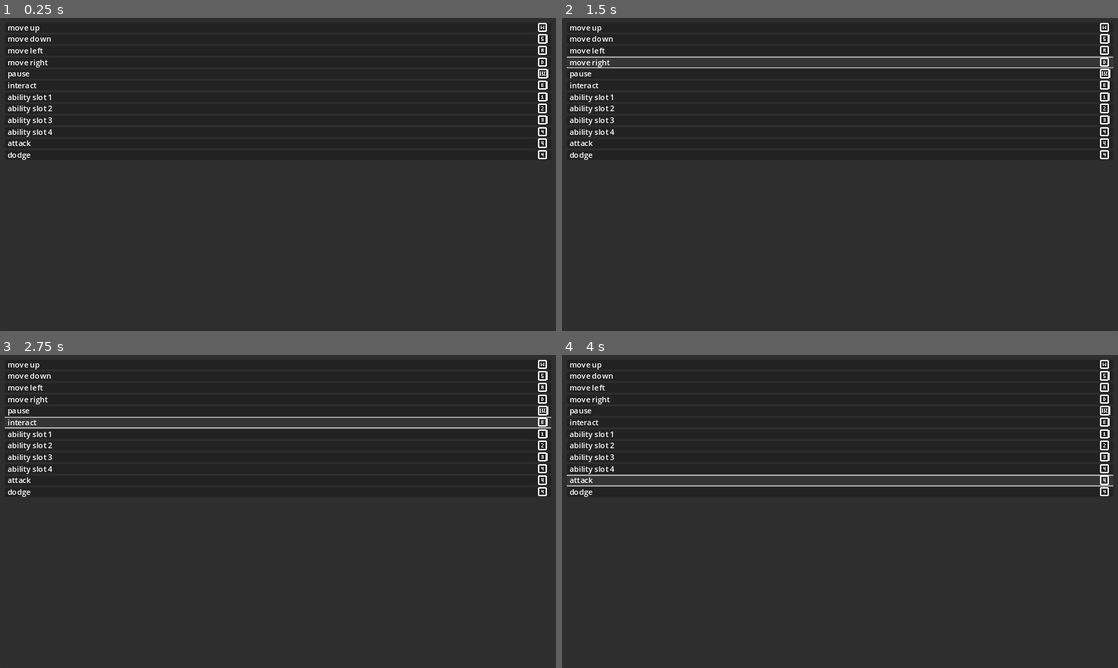
Above: before the commit, frames 1-4 (two rows, left to right).
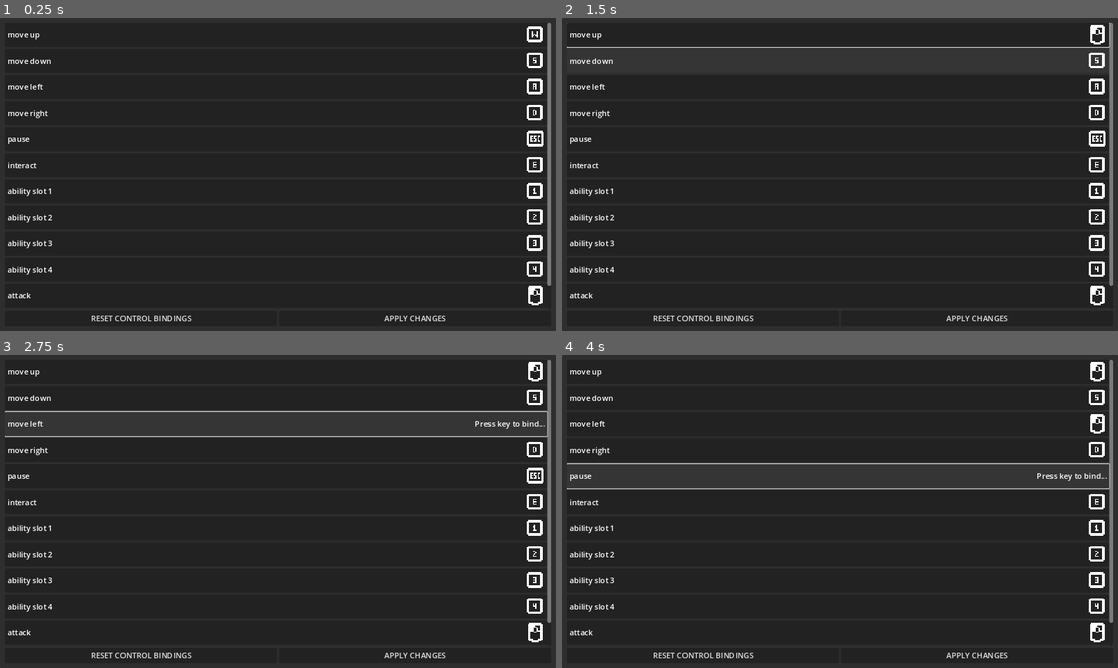
Above: after the commit, the same moments.

Repository: torbenvanassche/necro_ascension
Game: Godot game, scene res://input_prompts/input_settings.tscn
Same seed, same stepped clock (60 frames per second), same inputs: the game is played once before the commit and once after it. This scene is started directly instead of the project's main scene.
Inputs (mouse positions are in pixels of both pictures, inside the frame that each line leads up to; where the layout moved, square brackets give the same spot in the first picture):
- Up to frame 1 (0.25 s): no input
- Up to frame 2 (1.5 s): click (840, 33) [840, 27] at 0.5 s; click (840, 61) at 1.27 s
- Up to frame 3 (2.75 s): click (278, 423) at 2.02 s
- Up to frame 4 (4 s): click (840, 448) at 2.77 s; click (840, 477) at 3.52 s

The runs differ from the first frame. In frame 1, 3.2% of the frame differs, in the area x 1-100%, y 1-97%; in frame 2, 4.3%; in frame 3, 5.0%, in the area x 0-100%, y 1-97%; in frame 4, 5.0%.

Commit message:
keybind and rebinding

Diff:
--- a/input_prompts/action_setter.tscn
+++ b/input_prompts/action_setter.tscn
@@ -5,13 +5,19 @@
 
 [sub_resource type="AtlasTexture" id="AtlasTexture_6bnle"]
 atlas = ExtResource("2_p5kdy")
-region = Rect2(1, 1, 1, 1)
+region = Rect2(0, 0, 16, 16)
 
-[node name="action_setter" type="Button" node_paths=PackedStringArray("action_name", "action_image")]
-custom_minimum_size = Vector2(0, 20)
+[node name="action_setter" type="Button" node_paths=PackedStringArray("action_name", "action_image", "rebinding_text")]
+custom_minimum_size = Vector2(0, 50)
+anchors_preset = 15
+anchor_right = 1.0
+anchor_bottom = 1.0
+grow_horizontal = 2
+grow_vertical = 2
 script = ExtResource("1_yigko")
 action_name = NodePath("MarginContainer/HBoxContainer/action_label")
 action_image = NodePath("MarginContainer/HBoxContainer/action_prompt")
+rebinding_text = NodePath("MarginContainer/HBoxContainer/rebind_prompt")
 
 [node name="MarginContainer" type="MarginContainer" parent="."]
 layout_mode = 1
@@ -40,3 +46,9 @@
 layout_mode = 2
 texture = SubResource("AtlasTexture_6bnle")
 expand_mode = 2
+stretch_mode = 4
+
+[node name="rebind_prompt" type="Label" parent="MarginContainer/HBoxContainer"]
+visible = false
+layout_mode = 2
+text = "Press key to bind..."
--- a/input_prompts/input_prompts.json
+++ b/input_prompts/input_prompts.json
@@ -127,5 +127,11 @@
 		"forward": [31, 6, 1, 1],
 		"previous": [32, 6, 1, 1],
 		"next": [33, 6, 1, 1],
+	},
+
+	"mouse": {
+		"left mouse button": [9, 2, 1, 1],
+		"right mouse button": [10, 2, 1, 1],
+		"middle mouse button": [11, 2, 1, 1]
 	}
 }
--- a/input_prompts/input_settings.gd
+++ b/input_prompts/input_settings.gd
@@ -2,19 +2,60 @@
 
 @export var keybind_container: Node;
 @onready var keybind_template = preload("res://input_prompts/action_setter.tscn")
+@onready var reset_button: Button = $PanelContainer/MarginContainer/VBoxContainer/HBoxContainer/reset;
+@onready var confirm_button: Button = $PanelContainer/MarginContainer/VBoxContainer/HBoxContainer/confirm;
 
 # Called when the node enters the scene tree for the first time.
 func _ready() -> void:
+	InputMap.load_from_project_settings();
+	reset_button.pressed.connect(_load_default)
+	confirm_button.pressed.connect(_on_save)
+
+	_load_bindings();
+	_reset_bindings();
+
+func _load_default():
+	InputMap.load_from_project_settings();
+	_reset_bindings();
+
+	for action in InputManager.mappable_actions:
+		var events: Array[InputEvent] = InputMap.action_get_events(action);
+		if events.size() > 0:
+			var key = events[0].as_text().trim_suffix(" (Physical)").to_lower();
+			Config.change_keybinding(action, events[0]);
+
+func _on_save():
+	Config.save();
+
+func _reset_bindings():
 	for item in keybind_container.get_children():
-		item.queue_free();
+		item.queue_free()
 
 	for action in InputManager.mappable_actions:
 		var btn: InputDisplayer = keybind_template.instantiate();
 		btn.set_label(InputManager.mappable_actions[action]);
 		var events: Array[InputEvent] = InputMap.action_get_events(action);
-		print(events)
 		if events.size() > 0:
-			var key = events[0].as_text().trim_suffix(" (Physical)").to_lower();
-			btn.set_key(key);
+			var key = events[0].as_text().to_lower();
+			btn.set_key(key, events[0]);
 
 		keybind_container.add_child(btn);
+		btn.pressed.connect(_on_rebind_key.bind(btn, action))
+
+func _load_bindings():
+	var keybindings = Config.load_keybindings();
+	for action in keybindings.keys():
+		InputManager.set_action(action, keybindings[action])
+
+func _on_rebind_key(button: InputDisplayer, action):
+	if not InputManager.is_remapping:
+		InputManager.is_remapping = true;
+		InputManager.action_to_remap = action;
+		InputManager.remapping_button = button;
+		button.set_rebinding()
+
+func _input(event):
+	if InputManager.is_remapping:
+		if event is InputEventKey || (event is InputEventMouseButton && event.pressed):
+			InputManager.replace_action(InputManager.action_to_remap, event)
+			get_viewport().set_input_as_handled()
--- a/input_prompts/input_settings.tscn
+++ b/input_prompts/input_settings.tscn
@@ -37,3 +37,16 @@
 [node name="action_list" type="VBoxContainer" parent="PanelContainer/MarginContainer/VBoxContainer/ScrollContainer"]
 layout_mode = 2
 size_flags_horizontal = 3
+
+[node name="HBoxContainer" type="HBoxContainer" parent="PanelContainer/MarginContainer/VBoxContainer"]
+layout_mode = 2
+
+[node name="reset" type="Button" parent="PanelContainer/MarginContainer/VBoxContainer/HBoxContainer"]
+layout_mode = 2
+size_flags_horizontal = 3
+text = "RESET CONTROL BINDINGS"
+
+[node name="confirm" type="Button" parent="PanelContainer/MarginContainer/VBoxContainer/HBoxContainer"]
+layout_mode = 2
+size_flags_horizontal = 3
+text = "APPLY CHANGES"
--- a/input_prompts/rebind_mapper.gd
+++ b/input_prompts/rebind_mapper.gd
@@ -2,14 +2,25 @@
 
 @export var action_name: Label;
 @export var action_image: TextureRect;
+@export var rebinding_text: Label;
 
-func set_key(str: String):
-	var entry = InputManager.keys.keyboard.get(str)
+func set_key(str: String, event: InputEvent):
+	var entry: Array;
+	if event is InputEventKey:
+		entry = InputManager.keys.keyboard.get(str)
+	elif event is InputEventMouseButton:
+		entry = InputManager.keys.mouse.get(str);
 	if entry:
+		rebinding_text.visible = false;
+		action_image.visible = true;
 		(action_image.texture as AtlasTexture).region = Rect2(entry[0] * InputManager.keys.rect_size[0], entry[1] * InputManager.keys.rect_size[1], InputManager.keys.rect_size[0] * entry[2], InputManager.keys.rect_size[1] * entry[3]);
 
 func set_label(str: String):
 	action_name.text = str;
 
+func set_rebinding():
+	rebinding_text.visible = true;
+	action_image.visible = false;
+
 func _ready():
 	action_image.texture = action_image.texture.duplicate(true);
--- a/project.godot
+++ b/project.godot
@@ -20,6 +20,7 @@
 Debug="*res://scripts/utils/helpers/debug.gd"
 Settings="*res://scripts/utils/helpers/settings.gd"
 InputManager="*res://scripts/utils/managers/input_manager.gd"
+Config="*res://scripts/utils/managers/config.gd"
 
 [display]
 
@@ -35,28 +36,24 @@
 forward={
 "deadzone": 0.5,
 "events": [Object(InputEventKey,"resource_local_to_scene":false,"resource_name":"","device":-1,"window_id":0,"alt_press …(192 unchanged characters)…
-, Object(InputEventKey,"resource_local_to_scene":false,"resource_name":"","device":-1,"window_id":0,"alt_pressed":false,"shift_pressed":false,"ctrl_pressed":false,"meta_pressed":false,"pressed":false,"keycode":0,"physical_keycode":4194320,"key_label":0,"unicode":0,"location":0,"echo":false,"script":null)
 , Object(InputEventJoypadMotion,"resource_local_to_scene":false,"resource_name":"","device":-1,"axis":1,"axis_value":-1.0,"script":null)
 ]
 }
 back={
 "deadzone": 0.5,
 "events": [Object(InputEventKey,"resource_local_to_scene":false,"resource_name":"","device":-1,"window_id":0,"alt_press …(192 unchanged characters)…
-, Object(InputEventKey,"resource_local_to_scene":false,"resource_name":"","device":-1,"window_id":0,"alt_pressed":false,"shift_pressed":false,"ctrl_pressed":false,"meta_pressed":false,"pressed":false,"keycode":0,"physical_keycode":4194322,"key_label":0,"unicode":0,"location":0,"echo":false,"script":null)
 , Object(InputEventJoypadMotion,"resource_local_to_scene":false,"resource_name":"","device":-1,"axis":1,"axis_value":1.0,"script":null)
 ]
 }
 left={
 "deadzone": 0.5,
 "events": [Object(InputEventKey,"resource_local_to_scene":false,"resource_name":"","device":-1,"window_id":0,"alt_press …(191 unchanged characters)…
-, Object(InputEventKey,"resource_local_to_scene":false,"resource_name":"","device":-1,"window_id":0,"alt_pressed":false,"shift_pressed":false,"ctrl_pressed":false,"meta_pressed":false,"pressed":false,"keycode":0,"physical_keycode":4194319,"key_label":0,"unicode":0,"location":0,"echo":false,"script":null)
 , Object(InputEventJoypadMotion,"resource_local_to_scene":false,"resource_name":"","device":-1,"axis":0,"axis_value":-1.0,"script":null)
 ]
 }
 right={
 "deadzone": 0.5,
 "events": [Object(InputEventKey,"resource_local_to_scene":false,"resource_name":"","device":-1,"window_id":0,"alt_press …(192 unchanged characters)…
-, Object(InputEventKey,"resource_local_to_scene":false,"resource_name":"","device":-1,"window_id":0,"alt_pressed":false,"shift_pressed":false,"ctrl_pressed":false,"meta_pressed":false,"pressed":false,"keycode":0,"physical_keycode":4194321,"key_label":0,"unicode":0,"location":0,"echo":false,"script":null)
 , Object(InputEventJoypadMotion,"resource_local_to_scene":false,"resource_name":"","device":-1,"axis":0,"axis_value":1.0,"script":null)
 ]
 }
--- /dev/null
+++ b/scripts/utils/managers/config.gd
@@ -0,0 +1,49 @@
+class_name GameConfig extends Node
+
+var config = ConfigFile.new();
+const FILE_PATH = "user://settings.ini"
+const KEYBIND = "keybinds"
+
+func _ready() -> void:
+	if !FileAccess.file_exists(FILE_PATH):
+		for keybind in InputManager.mappable_actions:
+			var events: Array[InputEvent] = InputMap.action_get_events(keybind);
+			if events.size() > 0:
+				var key;
+				if events[0] is InputEventKey:
+					key = OS.get_keycode_string(events[0].physical_keycode).to_lower()
+				elif events[0] is InputEventMouseButton:
+					key = "mouse_" + str(events[0].button_index);
+				config.set_value(KEYBIND, keybind, key)
+		config.save(FILE_PATH)
+	else:
+		config.load(FILE_PATH)
+
+func change_keybinding(action: StringName, event: InputEvent):
+	var event_str;
+	if event is InputEventKey:
+		event_str = OS.get_keycode_string(event.physical_keycode);
+	elif event is InputEventMouseButton:
+		event_str = "mouse_" + str(event.button_index);
+	config.set_value(KEYBIND, action, event_str);
+	print(action, event_str)
+
+func save():
+	config.save(FILE_PATH);
+
+func load_keybindings():
+	var keybindings = {};
+	var keys = config.get_section_keys(KEYBIND);
+	for key in keys:
+		var input_event;
+		var event_str = config.get_value(KEYBIND, key);
+
+		if event_str.contains("mouse_"):
+			input_event = InputEventMouseButton.new();
+			input_event.button_index = int(event_str.split("_")[1])
+		else:
+			input_event = InputEventKey.new();
+			input_event.keycode = OS.find_keycode_from_string(event_str);
+
+		keybindings[key] = input_event;
+	return keybindings;
--- a/scripts/utils/managers/input_manager.gd
+++ b/scripts/utils/managers/input_manager.gd
@@ -29,4 +29,17 @@
 
 var is_remapping: bool = false;
 var action_to_remap = null;
-var remapping_button = null;
+var remapping_button: InputDisplayer = null;
+
+func set_action(action, event):
+	InputMap.action_erase_events(action);
+	InputMap.action_add_event(action, event)
+
+func replace_action(action, event):
+	set_action(action, event)
+	remapping_button.set_key(event.as_text().trim_suffix(" (Physical)").to_lower(), event)
+	Config.change_keybinding(action_to_remap, event)
+
+	is_remapping = false;
+	action_to_remap = null;
+	remapping_button = null;
